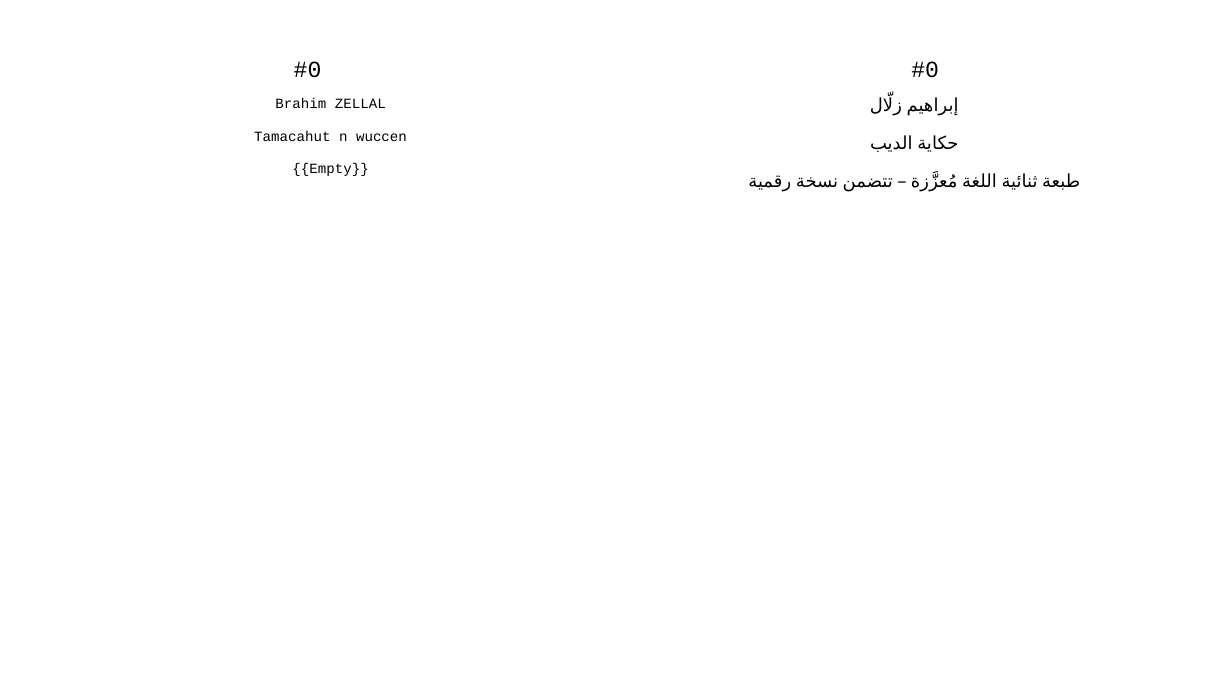
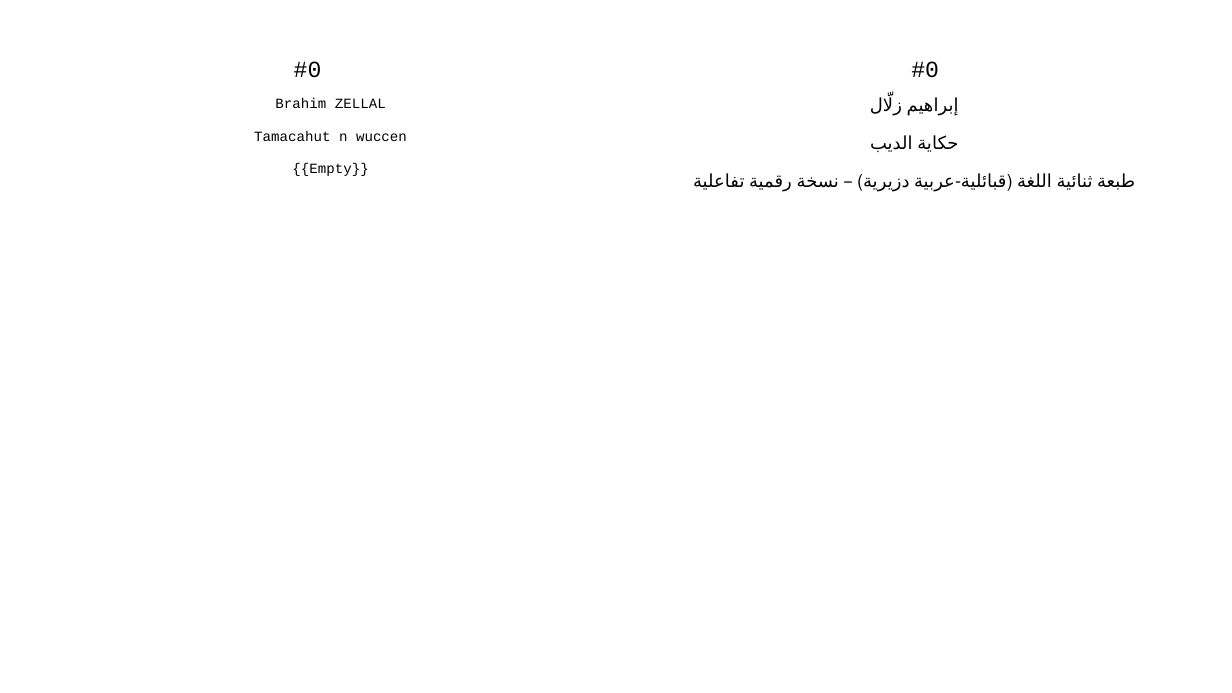
Before and after one commit to sferhah/tamacahut_n_wuccen, a slide deck: slide 1 of Uccen.ConsoleApp/Resources/pptx/uccen.arq.pptx. Drawn at 1232x693 pixels with LibreOffice and Linux fonts; fonts in the diff are those of the drawing. Boxes give left, top, right and bottom in pixels: in the first picture for what was removed or moved away, otherwise in the second. Text is boxed around its words. In the diff, an @@ line names an element or a change of style, - is before the commit and + after.

```diff
--- a/Uccen.ConsoleApp/Resources/pptx/uccen.arq.pptx
+++ b/Uccen.ConsoleApp/Resources/pptx/uccen.arq.pptx
@@ table at (30, 15, 1205, 668) @@
-row 3, column 3: إبراهيم زلّال / حكاية الديب / طبعة ثنائية اللغة مُعزَّزة – تتضمن نسخة رقمية
+row 3, column 3: إبراهيم زلّال / حكاية الديب / طبعة ثنائية اللغة (قبائلية-عربية دزيرية) – نسخة رقمية تفاعلية
```
Also in this commit, not shown: 1 other slide changed, 7 other files.
